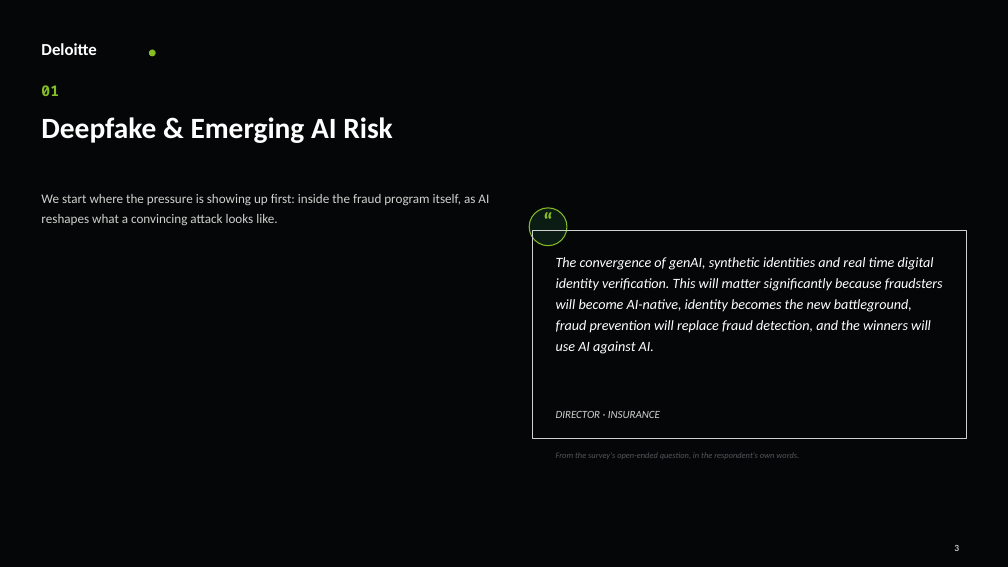
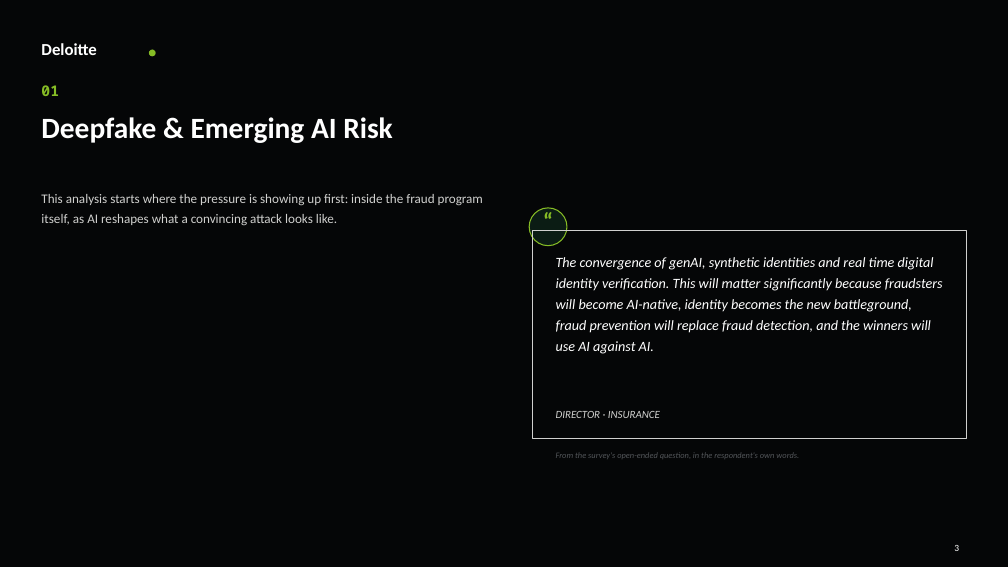
Before and after one commit to davidlin778/Fraud-in-2026, a slide deck: slide 4 of Fraud in 2026 - Story.pptx. Drawn at 1008x567 pixels with LibreOffice and Linux fonts; fonts in the diff are those of the drawing. Boxes give left, top, right and bottom in pixels: in the first picture for what was removed or moved away, otherwise in the second. Text is boxed around its words. In the diff, an @@ line names an element or a change of style, - is before the commit and + after.

```diff
--- a/Fraud in 2026 - Story.pptx
+++ b/Fraud in 2026 - Story.pptx
@@ text at (x1=41, y1=194, x2=483, y2=225): text changed @@
-We start where the pressure is showing up first: inside the fraud program itself, as AI reshapes what a convincing attack looks like.
+This analysis starts where the pressure is showing up first: inside the fraud program itself, as AI reshapes what a convincing attack looks like.
```
Also in this commit, not shown: 17 other slides changed, 1 slide added.
